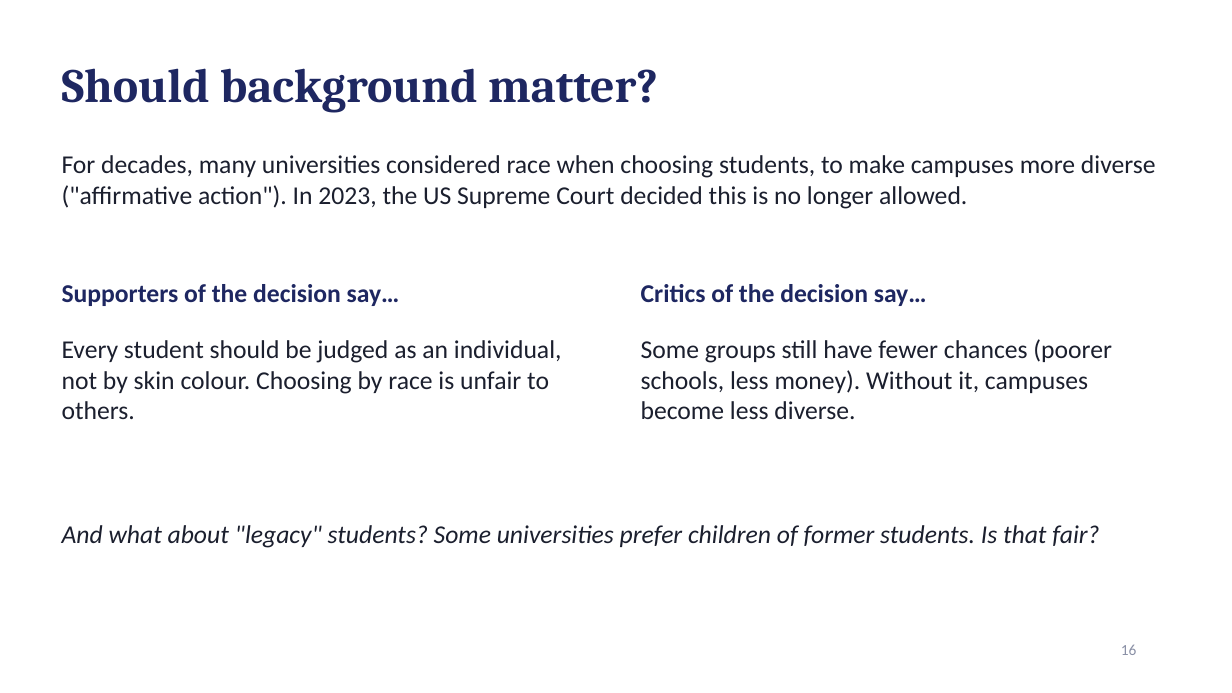
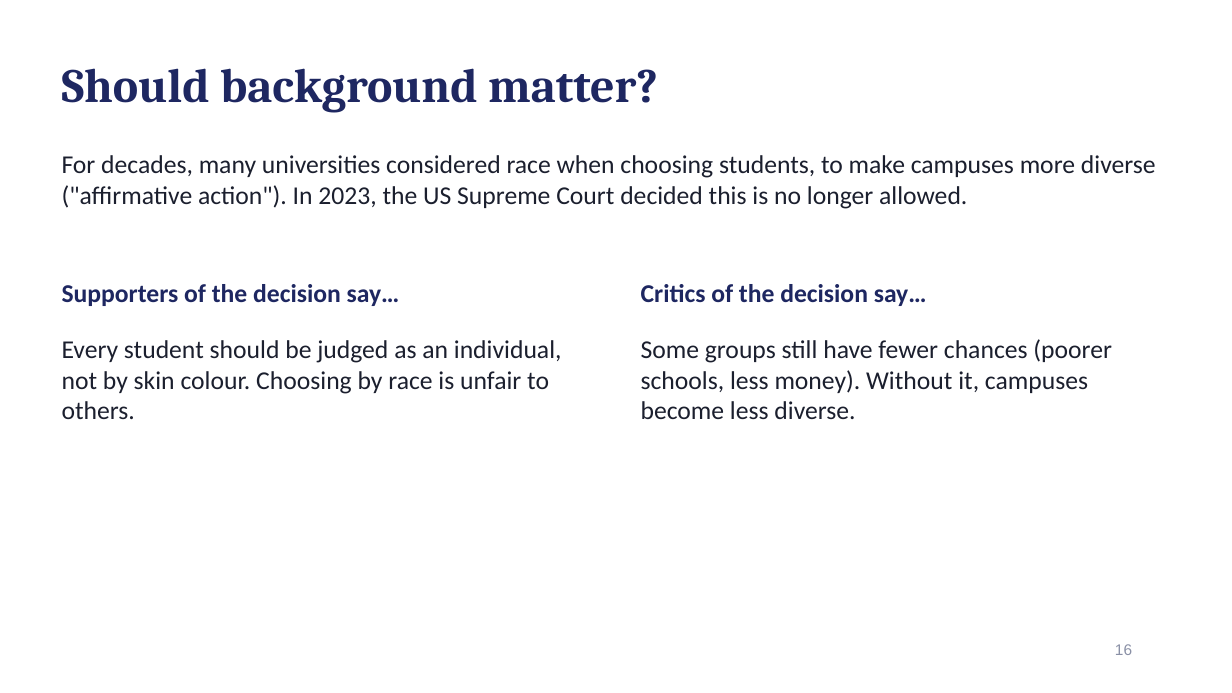
Before and after one commit to noahfried/slides, a slide deck: slide 16 of USA_Diversity_and_School.pptx. Drawn at 1232x693 pixels with LibreOffice and Linux fonts; fonts in the diff are those of the drawing. Boxes give left, top, right and bottom in pixels: in the first picture for what was removed or moved away, otherwise in the second. Text is boxed around its words. In the diff, an @@ line names an element or a change of style, - is before the commit and + after.

```diff
--- a/USA_Diversity_and_School.pptx
+++ b/USA_Diversity_and_School.pptx
@@ text removed at <box>62,525,1099,548</box> @@
-And what about "legacy" students? Some universities prefer children of former students. Is that fair?
@@ page number at <box>1115,644,1132,655</box>: font Calibri to Arial @@
```
Also in this commit, not shown: 21 other slides changed, 1 slide added, 2 slides removed, 1 other file.
